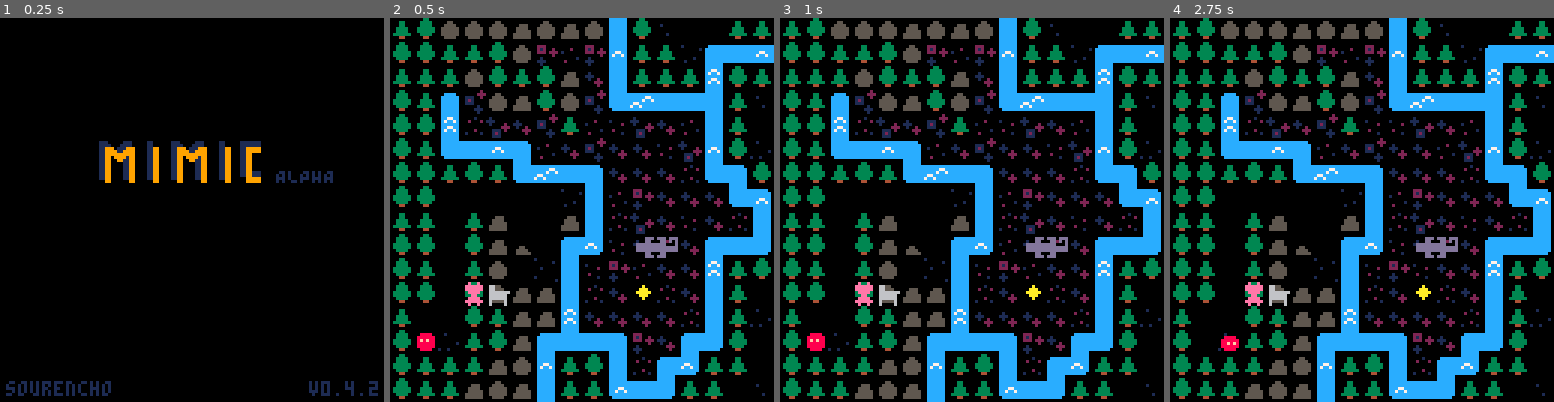
Above: before the commit, frames 1-4 (left to right).
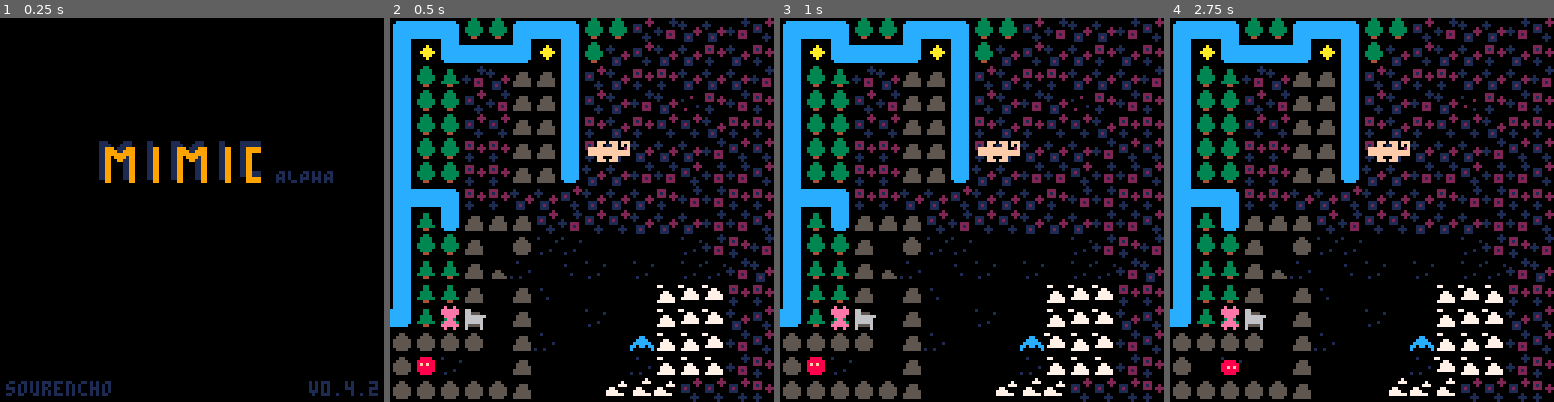
Above: after the commit, the same moments.

Repository: sourencho/mimic
Game: PICO-8 cartridge mimic.p8
The game is run twice, just before and just after one commit, with the same random seed, the same clock (stepped at 60 frames per second) and the same inputs.
Inputs:
- Up to frame 1 (0.25 s): no input
- Up to frame 2 (0.5 s): tap X (X key) at 0.33 s
- Up to frame 3 (1 s): tap O (Z key) at 0.7 s
- Up to frame 4 (2.75 s): tap X (X key) at 1.07, 1.85 s; hold Right 1.6-2.1 s; tap O (Z key) at 1.7, 2.1, 2.5 s; hold Up 2.15-2.42 s; hold Right from 2.47 s (still down)

Frame 1 is identical in both runs. In frame 2, 47% of the frame differs, in the area x 0-100%, y 0-100%; in frame 3, 47%; in frame 4, 47%.

Commit message:
make concept of level 14

Diff:
--- a/mimic.p8
+++ b/mimic.p8
@@ -9,8 +9,8 @@
 -- DATA
 
 -- SETTINGS
-start_level = 13
-level_count = 14
+start_level = 14
+level_count = 15
 skip_levels = {3, 5, 6, 8}
 skip_tutorial = true
 
@@ -40,7 +40,8 @@
 butter_spr = {{21, nil}, {nil, nil}}
 bird_spr = {{23, nil}, {nil, nil}}
 frog_spr = {{53, nil}, {nil, nil}}
-llama_spr = {{9, 11}, {nil, nil}}
+vishab_spr = {{9, 11}, {nil, nil}}
+aralez_spr = {{25, 27}, {nil, nil}}
 
 -- MAP AND TILES
 -- tile flag values
@@ -161,13 +162,21 @@
         shape = {1, 1}
     },
     {
-        spr_n = llama_spr,
+        spr_n = vishab_spr,
         pattern = {UP, UP, UP, DOWN, DOWN, DOWN},
         move_abilities = {teru},
         push_abilities = {tree_small, rock_small},
         display_name = "vishab",
         shape = {2, 1}
-    }
+    },
+    {
+        spr_n = aralez_spr,
+        pattern = {UP, UP, RIGHT, LEFT, DOWN, DOWN},
+        move_abilities = {teru},
+        push_abilities = {tree_small, rock_small},
+        display_name = "aralez",
+        shape = {2, 1}
+    },
 }
 
 -- PATTERNS
@@ -2383,7 +2392,7 @@
 
 
 __gff__
-0000000000000000000306020604000008000000000000000002060206000000000000000000000000020201000000000000000000000000000200000000000008101060606060020202020202028080040424404040400202020202020080800101214040404002020202020202808010101040404040020202020208218080
+0000000000000000000306020604000008000000000000000003060206000000000000000000000000020201000000000000000000000000000200000000000008101060606060020202020202028080040424404040400202020202020080800101214040404002020202020202808010101040404040020202020208218080
 0808080808080808080808080808080802020202020000000800000000000000020202020000000000000000000000000202020200000000000000000000000000000000000000000000000000000000000000000000000000000000000000000000000000000000000000000000000000000000000000000000000000000000
 __map__
 6060605160606060606060606061606000000000000000000000000000000000000000000000000000000000000000000000000000000000000000000000000060616162606060606060606060616060000000000000000000000000000000006057616061616060606061616060606100000000000000000000000000000000
Not shown, changed: 23 lines of the sprite sheet (__gfx__) section of mimic.p8
